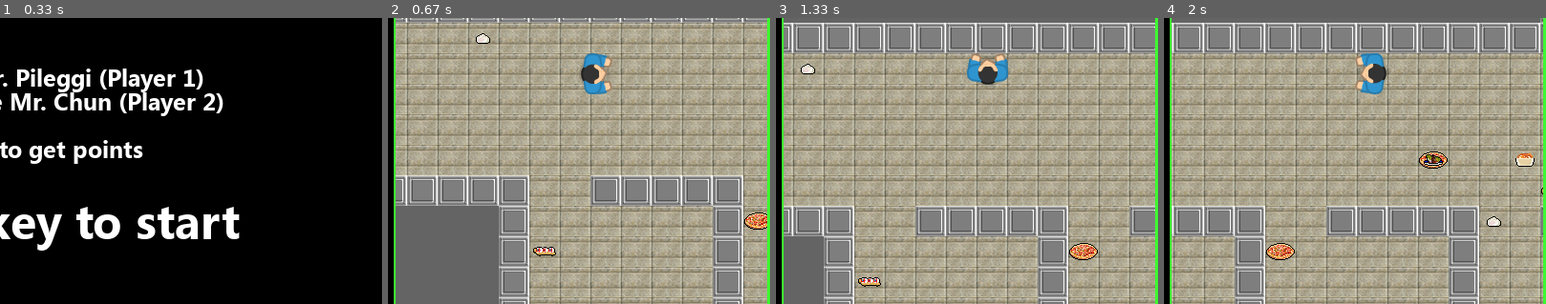
Above: before the commit, frames 1-4 (left to right).
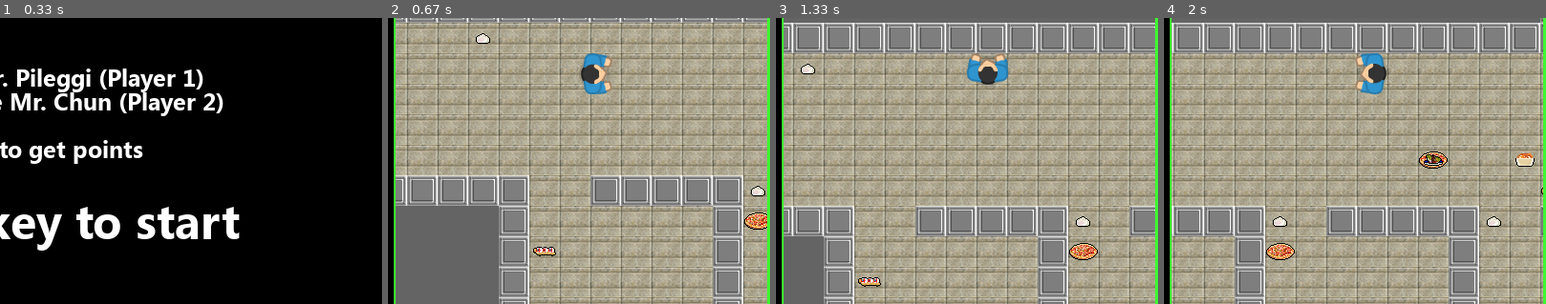
Above: after the commit, the same moments.

Repository: bly852/ICS3U1
Game: pygame game, started from (19.12.06) Culminating/game.py
The game is run twice, just before and just after one commit, with the same random seed, the same clock (stepped at 60 frames per second) and the same inputs.
Inputs:
- Up to frame 1 (0.33 s): no input
- Up to frame 2 (0.67 s): hold Right from 0.33 s (still down)
- Up to frame 3 (1.33 s): release Right at 0.8 s; hold Up from 0.88 s (still down)
- Up to frame 4 (2 s): release Up at 1.35 s; hold Right 1.43-1.9 s; hold Left from 1.93 s (still down)
The pictures show only the part of the screen within x 50-100%, y 44-94%; the shares and areas given below are measured in that part.

Frame 1 is identical in both runs. In frame 2, 0.1% of the frame differs, in the area x 95-99%, y 58-63%; in frame 3, 0.1%; in frame 4, 0.1%.

Commit message:
PEP8 Formatting

Diff:
--- a/(19.12.06) Culminating/game.py
+++ b/(19.12.06) Culminating/game.py
@@ -8,7 +8,10 @@
 
 # main game script
 
-import pygame, random, sys, time
+import pygame
+import random
+import sys
+import time
 import pygame_textinput as pytxt
 from pygame.locals import *
 from settings import *
@@ -21,6 +24,7 @@
     """
     Game class that contains the entire game
     """
+
     def __init__(self):
         """
         initialize pygame window when an instance is created
@@ -53,12 +57,16 @@
         self.map = Map(path.join(map_folder, 'tdss.txt'))
         self.floor_image = pygame.image.load(path.join(image_folder, floor_image)).convert_alpha()
         self.wall_image = pygame.image.load(path.join(image_folder, wall_image)).convert_alpha()
-        self.player1_image = pygame.image.load(path.join(image_folder, player1_image)).convert_alpha()
-        self.player2_image = pygame.image.load(path.join(image_folder, player2_image)).convert_alpha()
+        self.player1_image = pygame.image.load(
+            path.join(image_folder, player1_image)).convert_alpha()
+        self.player2_image = pygame.image.load(
+            path.join(image_folder, player2_image)).convert_alpha()
 
         # GUI Images
-        self.game_over = pygame.image.load(path.join(image_folder, 'Transparent Grey Layer.png')).convert_alpha()
-        self.scoreboard_backround = pygame.image.load(path.join(image_folder, 'Scoreboard Grey Layer.png')).convert_alpha()
+        self.game_over = pygame.image.load(
+            path.join(image_folder, 'Transparent Grey Layer.png')).convert_alpha()
+        self.scoreboard_backround = pygame.image.load(
+            path.join(image_folder, 'Scoreboard Grey Layer.png')).convert_alpha()
 
     def draw_text(self, text, font_name, size, colour, x, y, align="topleft"):
         """
@@ -115,7 +123,7 @@
             for col, tile in enumerate(tiles):
                 if tile == 'X':
                     Wall(self, col, row)
-                elif tile =='.':
+                elif tile == '.':
                     Floor(self, col, row)
 
         # generates initial food sprites
@@ -187,17 +195,21 @@
 
         # draws the GUI background
         pygame.draw.line(self.screen, gui_accent_colour, (width/2, 0), (width/2, height), 14)
-        pygame.draw.rect(self.screen, gui_accent_colour, ((width/4)-(width/12)-2, 0, width-(width/4)-(width/12)+4, 37))
+        pygame.draw.rect(self.screen, gui_accent_colour, ((width/4) -
+                                                          (width/12)-2, 0, width-(width/4)-(width/12)+4, 37))
         pygame.draw.line(self.screen, black, (width/2, 2), (width/2, height), 10)
-        pygame.draw.rect(self.screen, black, ((width/4)-(width/12), 2, width-(width/4)-(width/12), 33))
-
+        pygame.draw.rect(self.screen, black, ((width/4)-(width/12),
+                                              2, width-(width/4)-(width/12), 33))
 
         # draws time left to the screen
-        self.draw_text('{} seconds left'.format(time_limit-(int(self.elapsed_time))), default_font_bold, 25, white, width/2, 17, align = 'center')
+        self.draw_text('{} seconds left'.format(time_limit-(int(self.elapsed_time))),
+                       default_font_bold, 25, white, width/2, 17, align='center')
 
         # draws player score to the screen
-        self.draw_text('Score: {}'.format(self.player1.score), default_font_bold, 25, white, width/4, 17, align = 'center')
-        self.draw_text('Score: {}'.format(self.player2.score), default_font_bold, 25, white, width-(width/4), 17, align = 'center')
+        self.draw_text('Score: {}'.format(self.player1.score),
+                       default_font_bold, 25, white, width/4, 17, align='center')
+        self.draw_text('Score: {}'.format(self.player2.score), default_font_bold,
+                       25, white, width-(width/4), 17, align='center')
 
         # flip render to the screen
         pygame.display.flip()
@@ -220,7 +232,8 @@
         # sprites is less than amount of initial food sprites
         if len(self.food) < (self.map.tileWidth*self.map.tileHeight)//food_spawn_rate:
             if self.foodTimer > food_spawn_timer:
-                Food(self, random.randint(0, self.map.tileWidth), random.randint(0, self.map.tileHeight))
+                Food(self, random.randint(0, self.map.tileWidth),
+                     random.randint(0, self.map.tileHeight))
                 self.foodTimer = 0
 
         # checks for events to exit the game
@@ -239,11 +252,16 @@
         self.screen.fill(black)
 
         # draws splash screen text
-        self.draw_text('FOOD WARS', default_font_bold, 100, white, width//2, height//2-100, align = 'center')
-        self.draw_text('WASD to move Mr. Pileggi (Player 1)', default_font_bold, 25, white, width//2, height//2+25, align = 'center')
-        self.draw_text('Arrow Keys to move Mr. Chun (Player 2)', default_font_bold, 25, white, width//2, height//2+50, align = 'center')
-        self.draw_text('Pickup food to get points', default_font_bold, 25, white, width//2, height//2+100, align = 'center')
-        self.draw_text('Press any key to start', default_font_bold, 50, white, width//2, height//2+175, align = 'center')
+        self.draw_text('FOOD WARS', default_font_bold, 100, white,
+                       width//2, height//2-100, align='center')
+        self.draw_text('WASD to move Mr. Pileggi (Player 1)', default_font_bold,
+                       25, white, width//2, height//2+25, align='center')
+        self.draw_text('Arrow Keys to move Mr. Chun (Player 2)', default_font_bold,
+                       25, white, width//2, height//2+50, align='center')
+        self.draw_text('Pickup food to get points', default_font_bold,
+                       25, white, width//2, height//2+100, align='center')
+        self.draw_text('Press any key to start', default_font_bold, 50,
+                       white, width//2, height//2+175, align='center')
 
         self.splashscreen = True
 
@@ -259,18 +277,24 @@
         self.draw()
 
         # covers the final screen in a transparent grey layer
-        self.screen.blit(self.game_over, (0,0))
+        self.screen.blit(self.game_over, (0, 0))
 
         # draws the game over text
-        self.draw_text('GAME OVER', default_font_bold, 100, white, width//2, height//2-100, align = 'center')
+        self.draw_text('GAME OVER', default_font_bold, 100, white,
+                       width//2, height//2-100, align='center')
         if self.player1.score > self.player2.score:
-            self.draw_text('Player 1 Wins!', default_font_bold, 50, white, width//2, height//2+75, align = 'center')
+            self.draw_text('Player 1 Wins!', default_font_bold, 50,
+                           white, width//2, height//2+75, align='center')
         elif self.player1.score < self.player2.score:
-            self.draw_text('Player 2 Wins!', default_font_bold, 50, white, width//2, height//2+75, align = 'center')
+            self.draw_text('Player 2 Wins!', default_font_bold, 50,
+                           white, width//2, height//2+75, align='center')
         else:
-            self.draw_text('It was a tie!', default_font_bold, 50, white, width//2, height//2+75, align = 'center')
-        self.draw_text('Press Escape to quit the game', default_font_bold, 25, white, width//2, height//2+150, align = 'center')
-        self.draw_text('Press any other key to play again', default_font_bold, 25, white, width//2, height//2+175, align = 'center')
+            self.draw_text('It was a tie!', default_font_bold, 50,
+                           white, width//2, height//2+75, align='center')
+        self.draw_text('Press Escape to quit the game', default_font_bold,
+                       25, white, width//2, height//2+150, align='center')
+        self.draw_text('Press any other key to play again', default_font_bold,
+                       25, white, width//2, height//2+175, align='center')
 
         # flips final screen to display
         pygame.display.flip()
--- a/(19.12.06) Culminating/map.py
+++ b/(19.12.06) Culminating/map.py
@@ -16,6 +16,7 @@
     """
     class to contain the map reader
     """
+
     def __init__(self, filename):
         """
         initializes and reads the map based of the text
@@ -36,6 +37,7 @@
     """
     class to contain the games camera
     """
+
     def __init__(self, cam_width, cam_height, camNum):
         """
         initializes a camera based on the cam_width
--- a/(19.12.06) Culminating/settings.py
+++ b/(19.12.06) Culminating/settings.py
@@ -19,10 +19,10 @@
 
 
 # game options
-width, height = 800, 600 # (640x480 or 800x600 or 1024x768 or 1280x1024)
-fps = 120 # fps limit
+width, height = 800, 600  # (640x480 or 800x600 or 1024x768 or 1280x1024)
+fps = 120  # fps limit
 title = 'Food Wars'
-time_limit = 60 # game time limit in seconds
+time_limit = 60  # game time limit in seconds
 gui_accent_colour = green
 
 
@@ -44,8 +44,8 @@
 
 
 # food settings
-food_spawn_rate = 30 # lower number = more food
-food_spawn_timer = 0.1 # seconds between food spawn
+food_spawn_rate = 30  # lower number = more food
+food_spawn_timer = 0.1  # seconds between food spawn
 
 
 # text settings
--- a/(19.12.06) Culminating/sprites.py
+++ b/(19.12.06) Culminating/sprites.py
@@ -8,7 +8,9 @@
 
 # sprite classes
 
-import pygame, random, os
+import pygame
+import random
+import os
 from settings import *
 
 
@@ -16,6 +18,7 @@
     """
     player class that contains all data and functions related to the player
     """
+
     def __init__(self, game, x, y, playerNum):
         """
         initalizes a player sprite when an instance is created in the game
@@ -179,7 +182,7 @@
         """
         collides = pygame.sprite.spritecollide(self, self.game.food, True)
         if collides:
-            self.score +=1
+            self.score += 1
 
     def update(self):
         """
@@ -202,6 +205,7 @@
     """
     class to contain all the data for wall sprites
     """
+
     def __init__(self, game, x, y):
         """
         initalizes a wall sprite when an instance is create in the game
@@ -222,6 +226,7 @@
     """
     class to contain all the data for floor sprites
     """
+
     def __init__(self, game, x, y):
         """
         initalizes a floor sprite when an instance is created in the game
@@ -242,6 +247,7 @@
     """
     class to contain all the data for food sprites
     """
+
     def __init__(self, game, x, y):
         """
         initalizes a food sprite when an instance is created in the game
@@ -255,9 +261,9 @@
         game_folder = os.path.dirname(__file__)
         image_folder = os.path.join(game_folder, 'images')
         food_folder = os.path.join(image_folder, 'food')
-        self.image = pygame.image.load(os.path.join(food_folder ,(random.choice([
+        self.image = pygame.image.load(os.path.join(food_folder, (random.choice([
             x for x in os.listdir(food_folder)
-                if os.path.isfile(os.path.join(food_folder, x))]))))
+            if os.path.isfile(os.path.join(food_folder, x))]))))
 
         self.rect = self.image.get_rect()
         self.x = x
